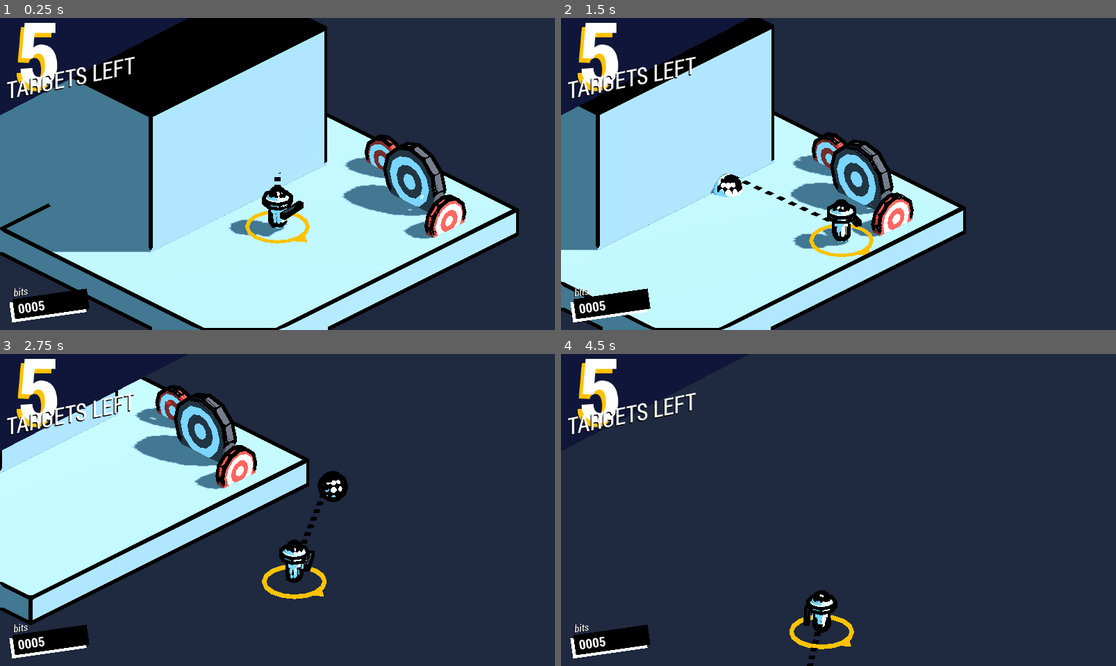
Above: before the commit, frames 1-4 (two rows, left to right).
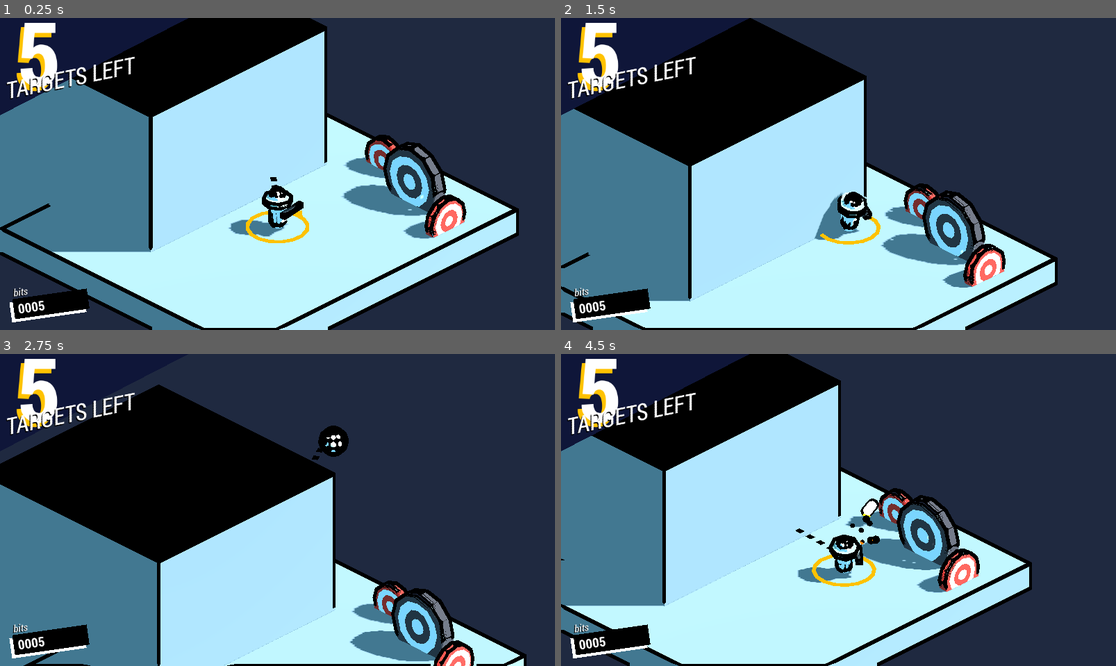
Above: after the commit, the same moments.

Repository: parkkennypark/Game-Juice-Demo
Game: Godot game, scene res://Drum.tscn
Same seed, same stepped clock (60 frames per second), same inputs: the game is played once before the commit and once after it. The project has no main scene, so this scene is started directly. The engine's default icon, where the game draws it, is replaced by a stand-in: a white triangle on a blue panel in a dark square.
Inputs (mouse positions are in pixels of both pictures, inside the frame that each line leads up to):
- Up to frame 1 (0.25 s): no input
- Up to frame 2 (1.5 s): tap Enter (ui_accept) at 0.5, 0.77 s; move the mouse to (960, 158) at 0.52 s; hold Right (ui_right) 0.53-1.28 s; click (960, 158) at 0.6 s; move the mouse to (727, 189) at 1.27 s; hold Down (ui_down) from 1.28 s (still down); click (727, 189) at 1.35 s
- Up to frame 3 (2.75 s): tap Enter (ui_accept) at 1.52 s; move the mouse to (333, 441) at 2.02 s; release Down (ui_down) at 2.03 s; hold Right (ui_right) from 2.03 s (still down); click (333, 441) at 2.1 s
- Up to frame 4 (4.5 s): move the mouse to (810, 572) at 2.77 s; release Right (ui_right) at 2.78 s; hold Up (ui_up) 2.78-3.53 s; click (810, 572) at 2.85 s; tap Enter (ui_accept) at 3.02, 3.77 s; move the mouse to (1005, 556) at 3.52 s; hold Left (ui_left) from 3.53 s (still down); click (1005, 556) at 3.6 s; move the mouse to (672, 463) at 4.27 s; click (672, 463) at 4.35 s

The runs differ from the first frame. In frame 1, less than 0.1% of the frame differs, in the area x 44-56%, y 49-73%; in frame 2, 39%; in frame 3, 51%; in frame 4, 56%, in the area x 0-85%, y 0-100%.

Commit message:
Update Player.gd

Diff:
--- a/Player.gd
+++ b/Player.gd
@@ -5,6 +5,10 @@
 
 # Get the gravity from the project settings to be synced with RigidBody nodes.
 var gravity: float = ProjectSettings.get_setting("physics/3d/default_gravity")
+
+@export var projectile_scene : PackedScene
+@export var fire_particles_scene : PackedScene
+@export var muzzle_flash_animation_player : AnimationPlayer
 
 @onready var camera = get_viewport().get_camera_3d()
 
@@ -21,8 +25,13 @@
 	$Pointer/Rotation.scale.z = dist
 	$Pointer/Rotation/Geometry.material_override.uv1_scale = Vector3.ONE * dist * 2
 
-	var target_rot = Quaternion.from_euler(Vector3(0, angle, 0))
-	$Model.global_transform.basis = $Model.global_transform.basis.slerp(target_rot, delta * 5)
+	var player_angle = Vector3.BACK.signed_angle_to(vec_to_pointer.normalized(), Vector3.UP)
+	var target_rot = Quaternion.from_euler(Vector3(0, player_angle, 0))
+	global_transform.basis = global_transform.basis.slerp(target_rot, delta * 5)
+#	$Model.global_transform.basis = $Model.global_transform.basis.slerp(target_rot, delta * 5)
+
+	if Input.is_action_just_pressed("fire"):
+		fire_projectile()
 
 func _physics_process(delta: float) -> void:
 	# Add the gravity.
@@ -58,3 +67,25 @@
 	var distance = -origin.y/direction.y
 	var position = origin + direction * distance
 	return position
+
+
+func fire_projectile():
+	$Model/AnimationPlayer.play("Fire")
+	$Model/AnimationPlayer.seek(0, false)
+
+	var projectile = projectile_scene.instantiate()
+	get_tree().root.add_child(projectile)
+	projectile.global_position = global_position + Vector3.UP * 0.5
+	projectile.global_rotation = $Model.global_rotation
+
+	var particles = fire_particles_scene.instantiate()
+	get_tree().root.add_child(particles)
+	particles.emitting = true
+	particles.global_position = $Model/MuzzleFlash.global_position
+	particles.global_rotation = $Model.global_rotation
+
+	flash_muzzle()
+
+func flash_muzzle():
+	muzzle_flash_animation_player.play("Flash")
+	muzzle_flash_animation_player.seek(0, true)
